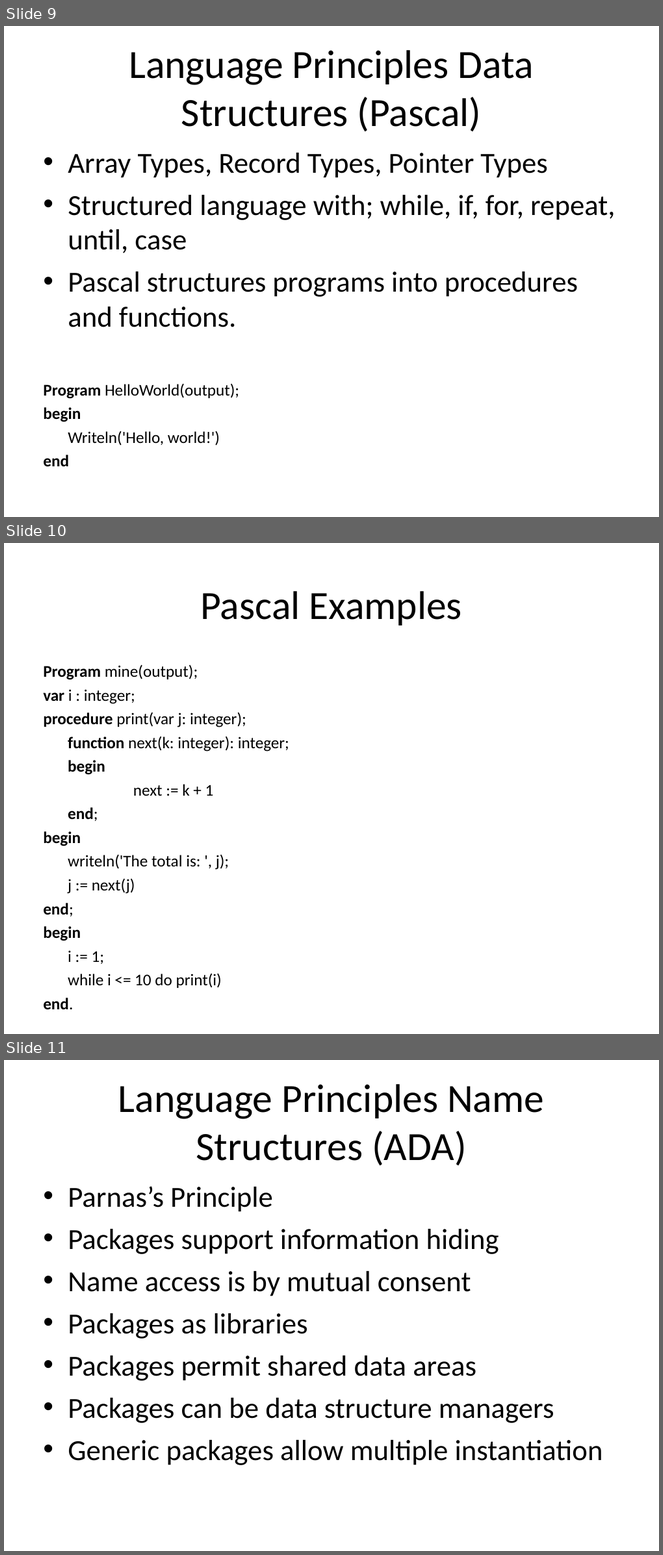
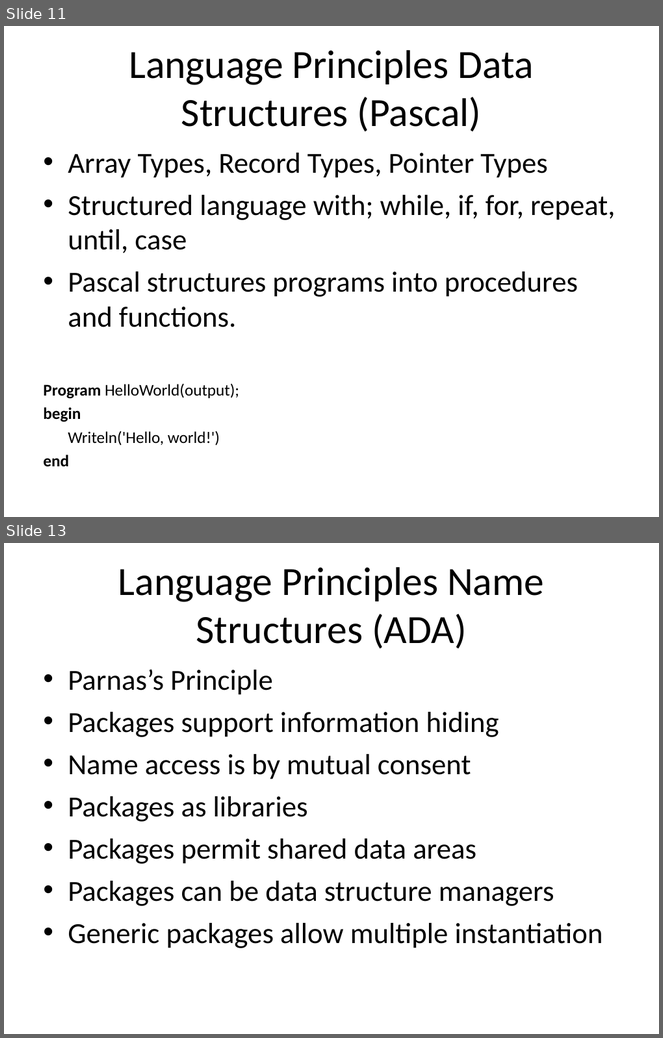
Before and after one commit to isurup/kalle-martin-group, a slide deck: SSE2/slides/4 Language - Martin.ppt. Shown one above the other, each under a label of ours: slides 9, 10 and 11 before the commit, slides 11 and 13 after it; the slides between them are not shown. The pictures are 663x1555 and 663x1038 pixels, drawn with LibreOffice and Linux fonts; fonts in the diff are those of the drawing. Boxes give left, top, right and bottom in pixels: in the first picture for what was removed or moved away, otherwise in the second. Text is boxed around its words. In the diff, an @@ line names an element or a change of style, - is before the commit and + after.

```diff
--- a/SSE2/slides/4 Language - Martin.ppt
+++ b/SSE2/slides/4 Language - Martin.ppt
@@ slide 10 removed at [4, 543, 659, 1034], background #FFFFFF @@
@@ title removed at [200, 591, 462, 626] @@
-Pascal Examples
@@ text removed at [43, 665, 289, 1010] @@
-Program mine(output);
-var i : integer;
-procedure print(var j: integer);
-function next(k: integer): integer;
-begin
-next := k + 1
-end;
-begin
-writeln('The total is: ', j);
-j := next(j)
-end;
-begin
-i := 1;
-while i <= 10 do print(i)
-end.
@@ what was slide 9 is now slide 11 @@
@@ what was slide 11 is now slide 13 @@
```
Also in this commit, not shown: 3 slides changed, 4 slides added, 1 other slide removed.
